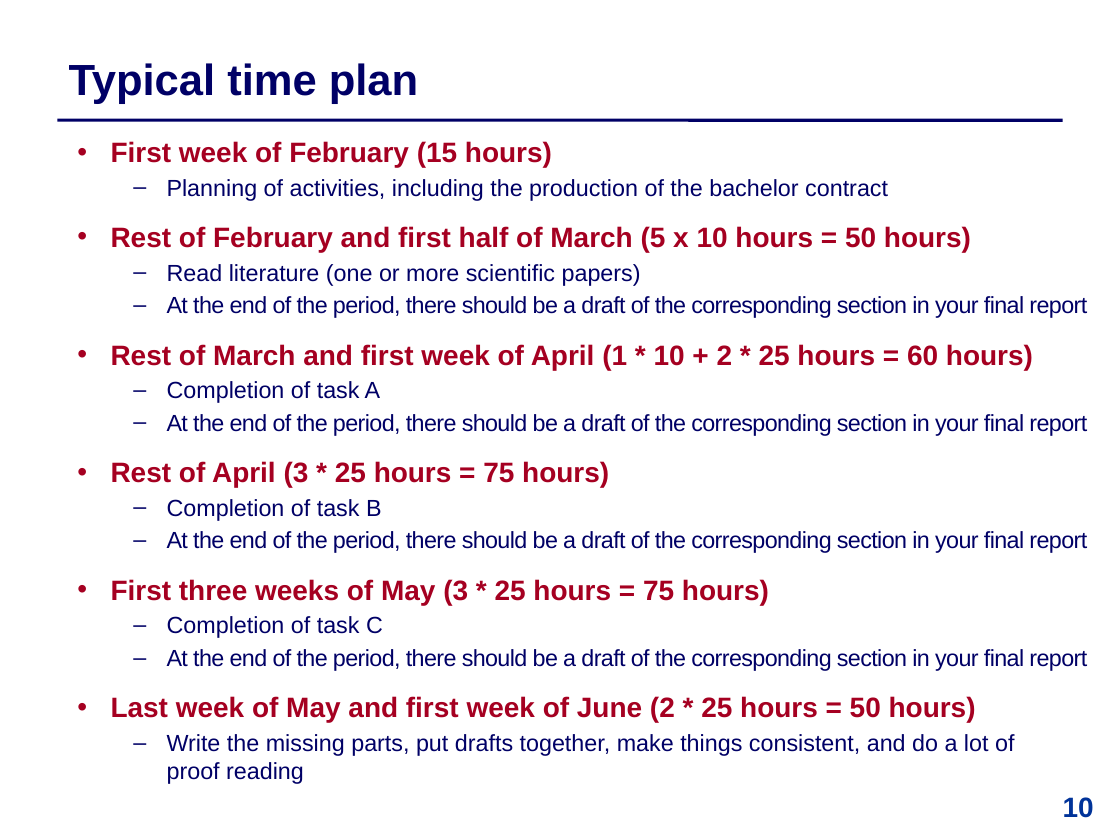
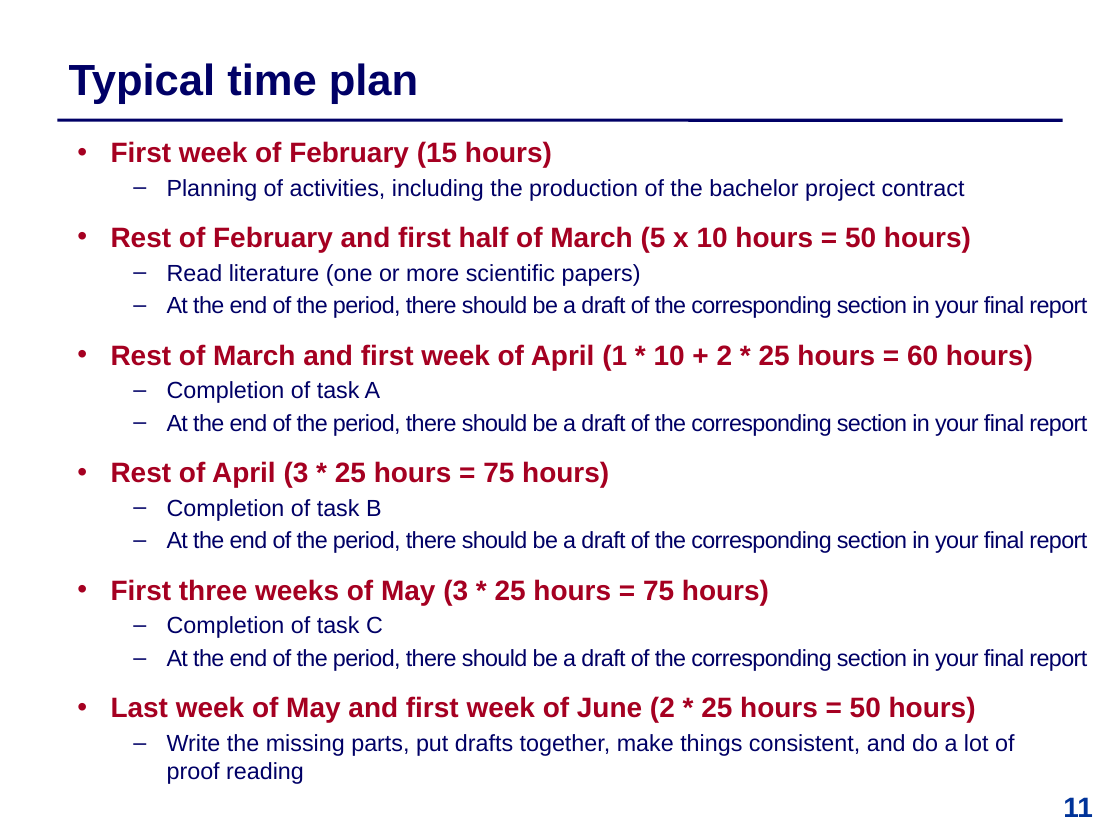
Before and after one commit to IntProgAU/Materiale, a slide deck: slide 11 of web/b22/1_contract/1 Bachelor Contract .pptx (slide 10 before the commit). Drawn at 1120x840 pixels with LibreOffice and Linux fonts; fonts in the diff are those of the drawing. Boxes give left, top, right and bottom in pixels: in the first picture for what was removed or moved away, otherwise in the second. Text is boxed around its words. In the diff, an @@ line names an element or a change of style, - is before the commit and + after.

```diff
--- a/web/b22/1_contract/1 Bachelor Contract .pptx
+++ b/web/b22/1_contract/1 Bachelor Contract .pptx
@@ text at box(167, 179, 965, 201): text changed @@
-  – Planning of activities, including the production of the bachelor contract
+  – Planning of activities, including the production of the bachelor project contract
@@ page number at box(1063, 797, 1093, 817): text changed @@
-10
+11
```
Also in this commit, not shown: 10 other slides changed, 1 slide added.
